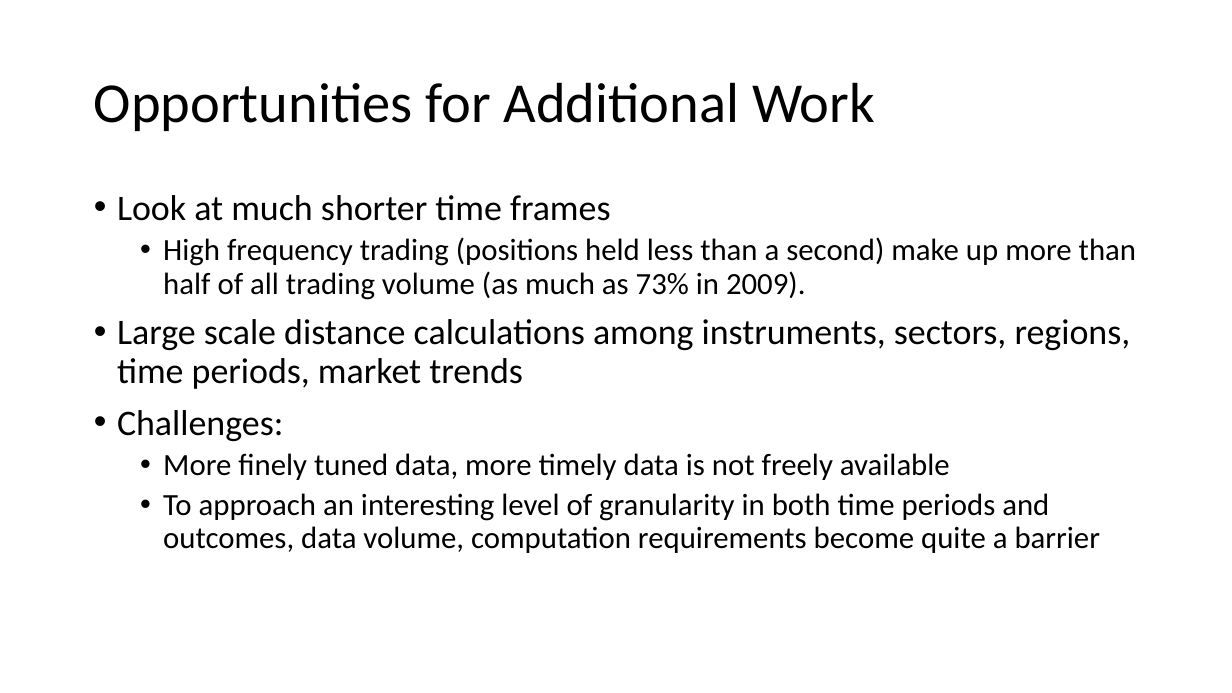
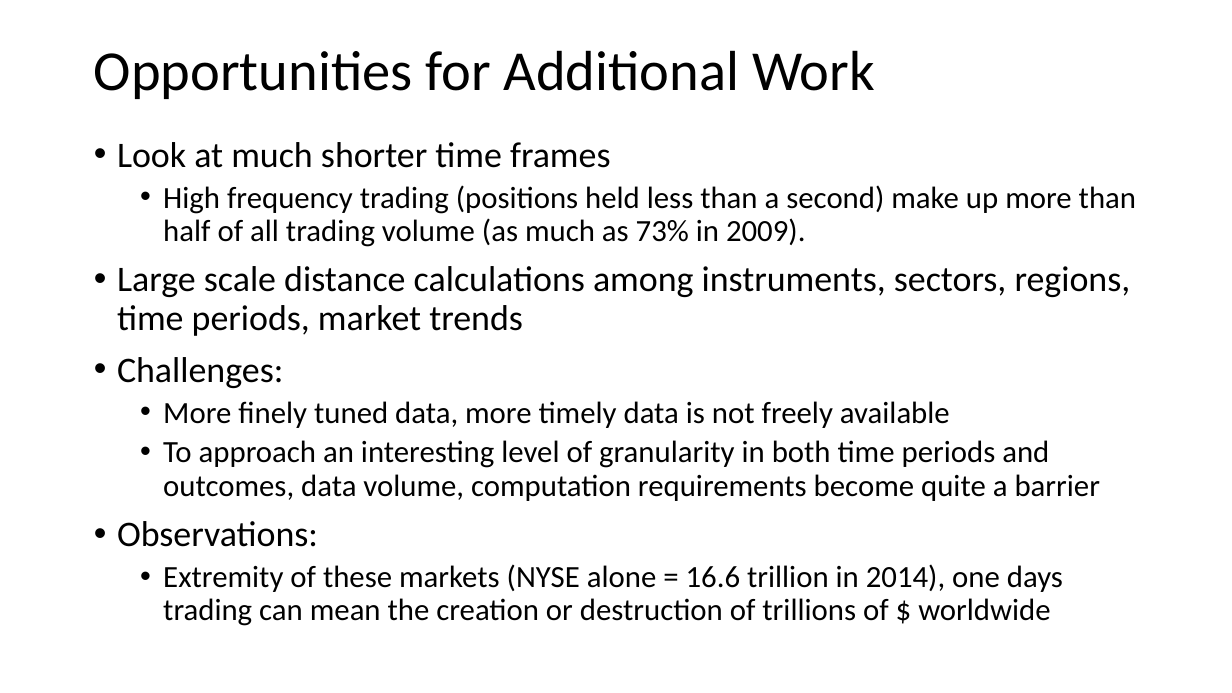
Before and after one commit to smccaula/LSSP_Hackathon, a slide deck: slide 12 of slides/hackathon.pptx. Drawn at 1232x693 pixels with LibreOffice and Linux fonts; fonts in the diff are those of the drawing. Boxes give left, top, right and bottom in pixels: in the first picture for what was removed or moved away, otherwise in the second. Text is boxed around its words. In the diff, an @@ line names an element or a change of style, - is before the commit and + after.

Commit message:
finished conditional surprise slide
could add additional results if available, but this is probably enough
to present

```diff
--- a/slides/hackathon.pptx
+++ b/slides/hackathon.pptx
@@ title "Opportunities for Additional Work": place and size @@
-title "Opportunities for Additional Work" at [94, 82, 875, 131]
+title "Opportunities for Additional Work" at [94, 50, 875, 99]
@@ text "Look at much shorter time ...": place and size @@
-text "Look at much shorter time ..." at [117, 195, 1136, 553]
+text "Look at much shorter time ..." at [117, 142, 1136, 626]
@@ text at [117, 521, 1063, 626]: paragraphs added @@
+• Observations:
+  • Extremity of these markets (NYSE alone = 16.6 trillion in 2014), one days trading can mean the creation or destruction of trillions of $ worldwide
```
Also in this commit, not shown: 4 other slides changed, 1 slide added, 1 slide removed.
